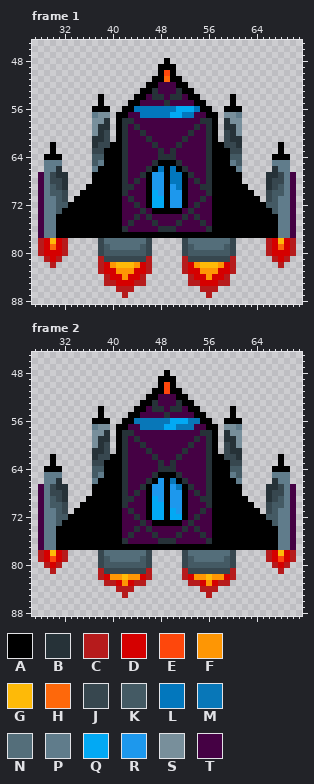
Animated GIF sprite -- gifNave.gif. The picture above is the old version.
Colours within 5 levels of each other are drawn and written as one. Shown: frame 1: x 27..71, y 45..88; frame 2: x 27..71, y 45..88.
Palette (. is transparent): A #000000  B #263238  C #b61b1c  D #d50000  E #fe470c  F #fe9604  G #feba08  H #fe680b  J #37474f  K #445a64  L #0277bd  M #0877b8  N #546e7a  P #607c8b  Q #02a9f4  R #1d98ed  S #788f9b  T #450144
Pixels before, frame 1, first column x 28:
48 .....................A.....................
49 ....................AAA....................
50 ....................AEA....................
51 ...................AAHAA...................
52 ..................AATTTAA..................
53 .................AABTTTBAA.................
54 ..........A.....AATBBTBBTAA.....A..........
55 ..........A....AATTTTBTTTTAA....A..........
56 .........AAA..AALLLLLLLQQQLAA..AAA.........
57 .........PSS.AATTLLLLLQQLLTTAA.SSP.........
58 .........SSB.ABBTTTTTTTTTTTBBA.BSS.........
59 .........SBB.ABTBTTTTTTTTTBTBA.BBS.........
60 .........SBJ.ABTTBTTTTTTTBTTBA.JBS.........
61 .........BBJ.ABTTTBTTTTTBTTTBA.JBB.........
62 ..A......BJJAABTTTTBTTTBTTTTBAAJJB......A..
63 ..A......JJAAABTTTTTBTBTTTTTBAAAJJ......A..
64 .AAA.....KKAAABTTTTTBBBTTTTTBAAAKK.....AAA.
65 .PPP.....KPAAABTTTTBAAABTTTTBAAAPK.....PPP.
66 .PPB.....PAAAABTTTBALALABTTTBAAAAP.....BPP.
67 TPJBB....AAAAABTTBARRALLABTTBAAAAA....BBJPT
68 TPJJB....AAAAABTBTARRALLATBTBAAAAA....BJJPT
69 TPKJB...AAAAAABBTTARRARLATTBBAAAAAA...BJKPT
70 TPKKJ..AAAAAAABTTTAQRARRATTTBAAAAAAA..JKKPT
71 TPPKJ.AAAAAAAATBTTAQQARRATTBTAAAAAAAA.JKPPT
72 TPPKKAAAAAAAAATTBTAQQARRATBTTAAAAAAAAAKKPPT
73 TPPKAAAAAAAAAATTTBTAAAAATBTTTAAAAAAAAAAKPPT
74 TPPAAAAAAAAAAATTBTBTTTTTBTBTTAAAAAAAAAAAPPT
75 TPPAAAAAAAAAAATBTTTBTTTBTTTBTAAAAAAAAAAAPPT
76 TPPAAAAAAAAAAABTTTTTBBBTTTTTBAAAAAAAAAAAPPT
77 TPPAAAAAAAAAAAAAAAAAAAAAAAAAAAAAAAAAAAAAPPT
78 CDGDC.....JNNNNNNNJ.....JNNNNNNNJ.....CDGDC
79 CDHDC.....JKNNNNNKJ.....JKNNNNNKJ.....CDHDC
80 CDDDC.....JKKKKKKKJ.....JKKKKKKKJ.....CDDDC
81 .CDC......CJJJJJJJC.....CJJJJJJJC......CDC.
82 ..C.......CDFGGGFDC.....CDFGGGFDC.......C..
83 ..........CDDFFFDDC.....CDDFFFDDC..........
84 ...........CDDFDDC.......CDDFDDC...........
85 ...........CCDDDCC.......CCDDDCC...........
86 .............CCC...........CCC.............
87 ..............C.............C..............
Pixels before, frame 2, first column x 28:
48 .....................A.....................
49 ....................AAA....................
50 ....................AEA....................
51 ...................AAEAA...................
52 ..................AATTTAA..................
53 .................AABTTTBAA.................
54 ..........A.....AATBBTBBTAA.....A..........
55 ..........A....AATTTTBTTTTAA....A..........
56 .........AAA..AAMMMMMMQQQMMAA..AAA.........
57 .........PSS.AATTMMMMQQMMMTTAA.SSP.........
58 .........SSB.ABBTTTTTTTTTTTBBA.BSS.........
59 .........SBB.ABTBTTTTTTTTTBTBA.BBS.........
60 .........SBJ.ABTTBTTTTTTTBTTBA.JBS.........
61 .........BBJ.ABTTTBTTTTTBTTTBA.JBB.........
62 ..A......BJJAABTTTTBTTTBTTTTBAAJJB......A..
63 ..A......JJAAABTTTTTBTBTTTTTBAAAJJ......A..
64 .AAA.....KKAAABTTTTTBBBTTTTTBAAAKK.....AAA.
65 .PPP.....KPAAABTTTTBAAABTTTTBAAAPK.....PPP.
66 .PPB.....PAAAABTTTBARAMABTTTBAAAAP.....BPP.
67 TPJBB....AAAAABTTBARRARMABTTBAAAAA....BBJPT
68 TPJJB....AAAAABTBTARRARRATBTBAAAAA....BJJPT
69 TPKJB...AAAAAABBTTAQRARRATTBBAAAAAA...BJKPT
70 TPKKJ..AAAAAAABTTTAQQARRATTTBAAAAAAA..JKKPT
71 TPPKJ.AAAAAAAATBTTAQQAQRATTBTAAAAAAAA.JKPPT
72 TPPKKAAAAAAAAATTBTAQQAQQATBTTAAAAAAAAAKKPPT
73 TPPKAAAAAAAAAATTTBTAAAAATBTTTAAAAAAAAAAKPPT
74 TPPAAAAAAAAAAATTBTBTTTTTBTBTTAAAAAAAAAAAPPT
75 TPPAAAAAAAAAAATBTTTBTTTBTTTBTAAAAAAAAAAAPPT
76 TPPAAAAAAAAAAABTTTTTBBBTTTTTBAAAAAAAAAAAPPT
77 TPPAAAAAAAAAAAAAAAAAAAAAAAAAAAAAAAAAAAAAPPT
78 CDGDC.....JNNNNNNNJ.....JNNNNNNNJ.....CDGDC
79 CDEDC.....JKNNNNNKJ.....JKNNNNNKJ.....CDEDC
80 .CDC......JKKKKKKKJ.....JKKKKKKKJ......CDC.
81 ..C.......CJJJJJJJC.....CJJJJJJJC.......C..
82 ..........CDFFGFFDC.....CDFFGFFDC..........
83 ...........CCDFDCC.......CCDFDCC...........
84 .............CCC...........CCC.............
85 ..............C.............C..............
New version:
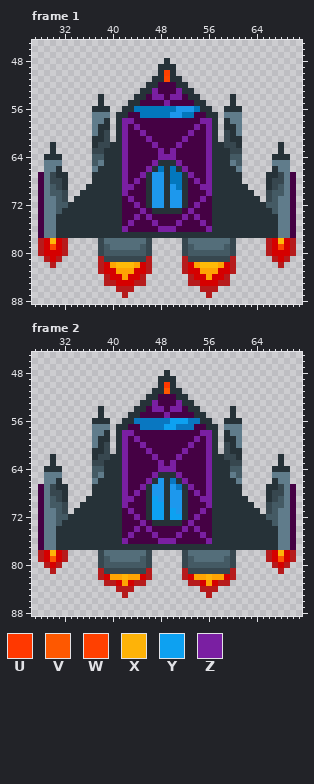
Colours new in this view: U #ff3800  V #fe5800  W #ff4000  X #feb308  Y #0da1f1  Z #7a1fa2
From old to new:
file 300x300 -> 200x200 pixels (blocks of 3x3 -> 2x2; one block is one cell here)
colour F: #fe9604 -> #fea403
colour H: #fe680b -> #ff4700
colour M: #0877b8 -> #0977c1
Changed rows in their new state; - is a pixel that keeps its letter.
Frame 1:
first column x 29:
48 --------------------B--------------------
49 -------------------BBB-------------------
50 -------------------BWB-------------------
51 ------------------BB-BB------------------
52 -----------------BB---BB-----------------
53 ----------------BBZ---ZBB----------------
54 ---------B-----BB-ZZ-ZZ-BB-----B---------
55 ---------B----BB----Z----BB----B---------
56 --------BBB--BB-------RRR-BB--BBB--------
57 ---------PP-BB-------RR----BB-PP---------
58 --------PP--BZZ-----------ZZB--PP--------
59 --------P---BZ-Z---------Z-ZB---P--------
60 --------P---BZ--Z-------Z--ZB---P--------
61 ------------BZ---Z-----Z---ZB------------
62 -B---------BBZ----Z---Z----ZBB---------B-
63 -B--------BBBZ-----Z-Z-----ZBBB--------B-
64 BBB-------BBBZ-----ZZZ-----ZBBB-------BBB
65 ----------BBBZ----ZBBBZ----ZBBB----------
66 ---------BBBBZ---ZB-B-BZ---ZBBBB---------
67 --------BBBBBZ--ZB--B--BZ--ZBBBBB--------
68 --------BBBBBZ-Z-B--B--B-Z-ZBBBBB--------
69 -------BBBBBBZZ--B--B--B--ZZBBBBBB-------
70 ------BBBBBBBZ---BR-B--B---ZBBBBBBB------
71 -----BBBBBBBB-Z--BRRB--B--Z-BBBBBBBB-----
72 ----BBBBBBBBB--Z-BRRB--B-Z--BBBBBBBBB----
73 ---BBBBBBBBBB---Z-BBBBB-Z---BBBBBBBBBB---
74 --BBBBBBBBBBB--Z-Z-----Z-Z--BBBBBBBBBBB--
75 --BBBBBBBBBBB-Z---Z---Z---Z-BBBBBBBBBBB--
76 --BBBBBBBBBBBZ-----ZZZ-----ZBBBBBBBBBBB--
77 --BBBBBBBBBBBBBBBBBBBBBBBBBBBBBBBBBBBBB--
Frame 2:
first column x 29:
48 --------------------B--------------------
49 -------------------BBB-------------------
50 -------------------BUB-------------------
51 ------------------BBVBB------------------
52 -----------------BB---BB-----------------
53 ----------------BBZ---ZBB----------------
54 ---------B-----BB-ZZ-ZZ-BB-----B---------
55 ---------B----BB----Z----BB----B---------
56 --------BBB--BB------YYY--BB--BBB--------
57 ---------PP-BB------YY-----BB-PP---------
58 --------PP--BZZ-----------ZZB--PP--------
59 --------P---BZ-Z---------Z-ZB---P--------
60 --------P---BZ--Z-------Z--ZB---P--------
61 ------------BZ---Z-----Z---ZB------------
62 -B---------BBZ----Z---Z----ZBB---------B-
63 -B--------BBBZ-----Z-Z-----ZBBB--------B-
64 BBB-------BBBZ-----ZZZ-----ZBBB-------BBB
65 ----------BBBZ----ZBBBZ----ZBBB----------
66 ---------BBBBZ---ZB-B-BZ---ZBBBB---------
67 --------BBBBBZ--ZB--B--BZ--ZBBBBB--------
68 --------BBBBBZ-Z-B--B--B-Z-ZBBBBB--------
69 -------BBBBBBZZ--BY-B--B--ZZBBBBBB-------
70 ------BBBBBBBZ---BYYB--B---ZBBBBBBB------
71 -----BBBBBBBB-Z--BYYBY-B--Z-BBBBBBBB-----
72 ----BBBBBBBBB--Z-BYYBYYB-Z--BBBBBBBBB----
73 ---BBBBBBBBBB---Z-BBBBB-Z---BBBBBBBBBB---
74 --BBBBBBBBBBB--Z-Z-----Z-Z--BBBBBBBBBBB--
75 --BBBBBBBBBBB-Z---Z---Z---Z-BBBBBBBBBBB--
76 --BBBBBBBBBBBZ-----ZZZ-----ZBBBBBBBBBBB--
77 --BBBBBBBBBBBBBBBBBBBBBBBBBBBBBBBBBBBBB--
78 -X-------------------------------------X-
79 -V-------------------------------------V-
82 -------------X-------------X-------------
